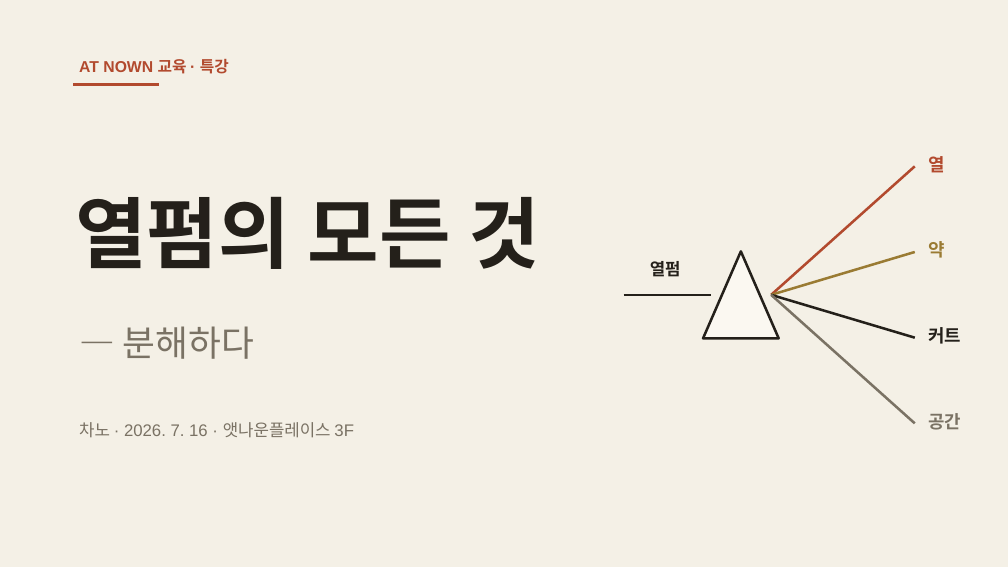
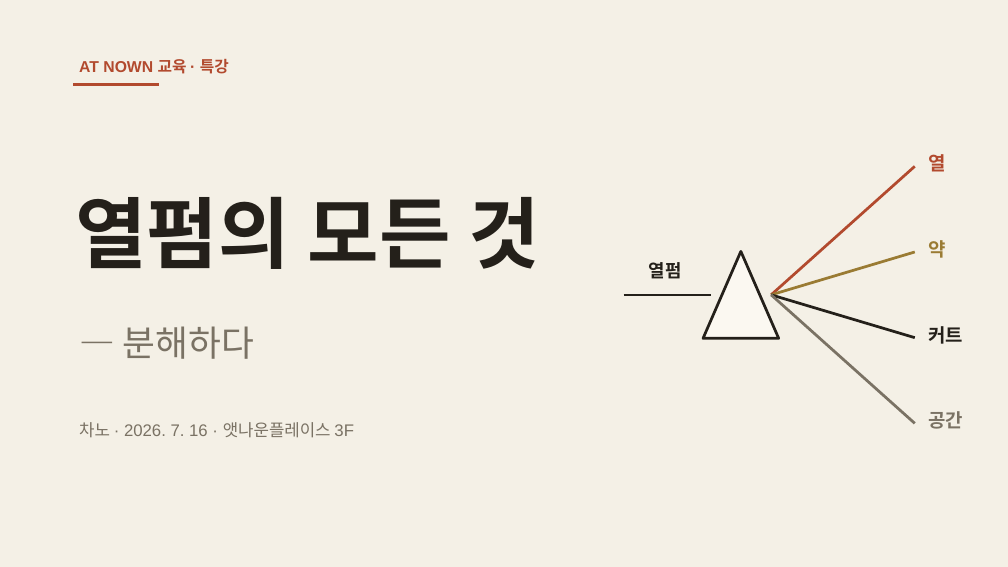
Before and after one commit to cksghrj22-bot/-, a slide deck: slide 2 of content/교육/2026-07-16_열펌특강/열펌의모든것_v3.pptx (slide 1 before the commit). Drawn at 1008x567 pixels with LibreOffice and Linux fonts; fonts in the diff are those of the drawing. Boxes give left, top, right and bottom in pixels: in the first picture for what was removed or moved away, otherwise in the second. Text is boxed around its words. In the diff, an @@ line names an element or a change of style, - is before the commit and + after.

```diff
--- a/content/교육/2026-07-16_열펌특강/열펌의모든것_v3.pptx
+++ b/content/교육/2026-07-16_열펌특강/열펌의모든것_v3.pptx
@@ text "열펌" at (x1=649, y1=262, x2=682, y2=279): size 16 to 17 pt @@
@@ size 17 to 18 pt in 3 elements at (x1=928, y1=411, x2=963, y2=429), (x1=928, y1=154, x2=945, y2=172), (x1=928, y1=326, x2=963, y2=344) @@
```
Also in this commit, not shown: 13 other slides changed, 1 slide added, 2 other files.
